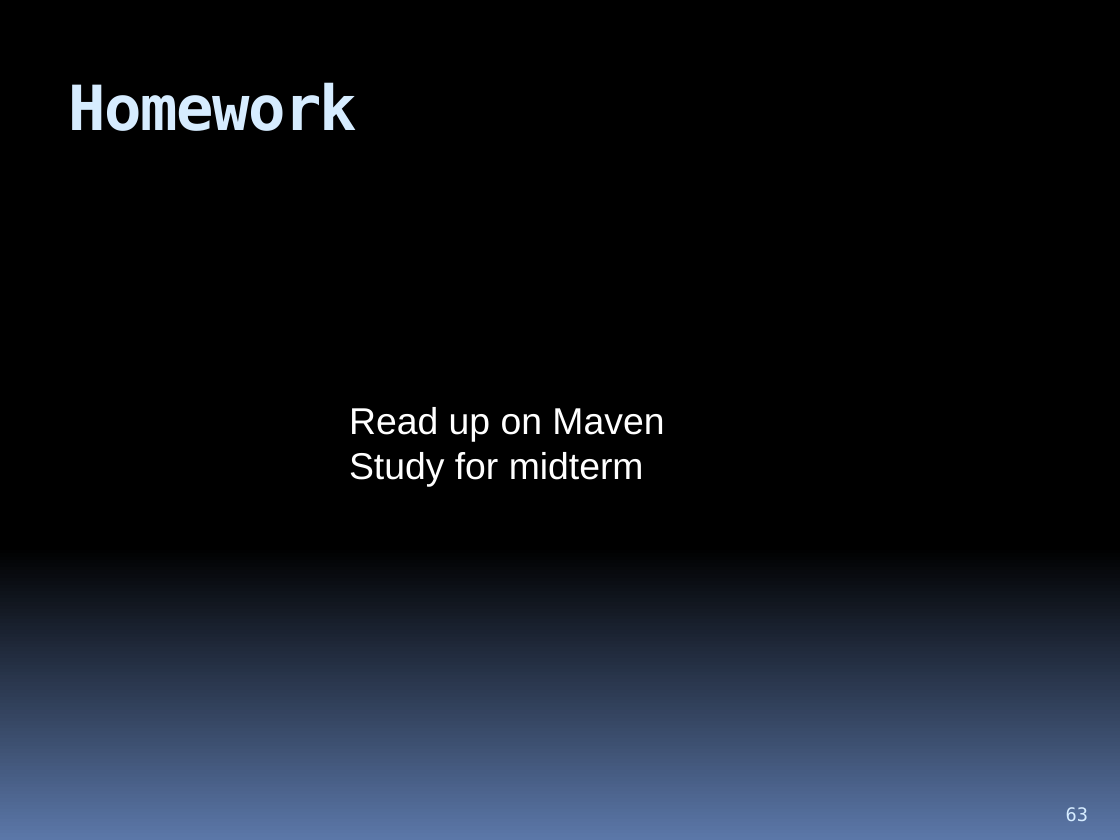
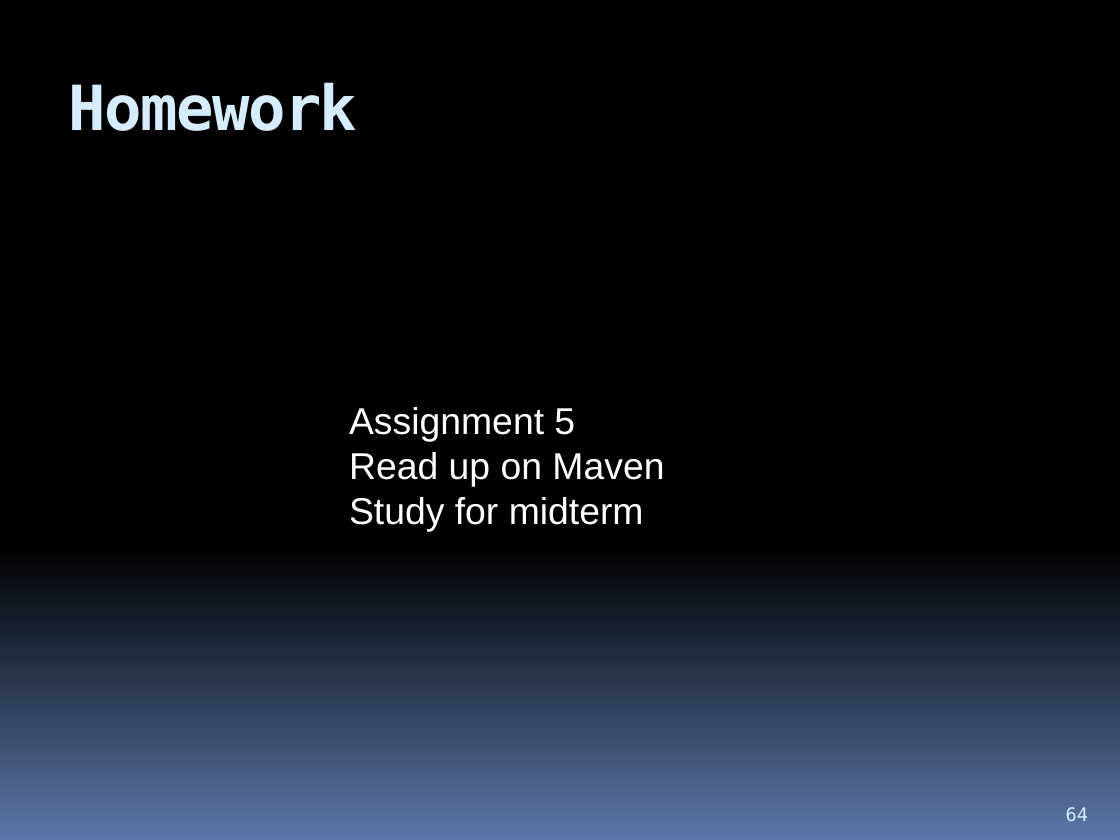
Before and after one commit to hchan/comp2613, a slide deck: slide 64 of coursePresentation.pptx (slide 63 before the commit). Drawn at 1120x840 pixels with LibreOffice and Linux fonts; fonts in the diff are those of the drawing. Boxes give left, top, right and bottom in pixels: in the first picture for what was removed or moved away, otherwise in the second. Text is boxed around its words. In the diff, an @@ line names an element or a change of style, - is before the commit and + after.

```diff
--- a/coursePresentation.pptx
+++ b/coursePresentation.pptx
@@ text at (x1=349, y1=407, x2=575, y2=442): paragraph added @@
+Assignment 5
@@ page number at (x1=1066, y1=807, x2=1088, y2=821): text changed @@
-63
+64
```
Also in this commit, not shown: 10 other slides changed, 16 slides added, 6 slides removed, 2 other files.
